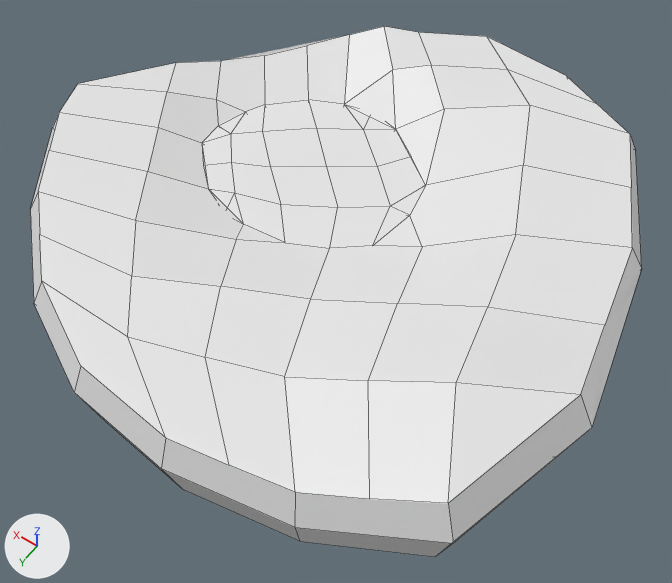
Renders of the FBX model BlenderWorldAssets/WaterIsland.fbx from each side of a commit.
Before and after are seen from a 50 mm lens placed at (6.4, 32.87, 16.24), pointed at (13.01, 23.63, 1.72). Lighting does not change. The marker at lower left points along +X, +Y and +Z. Mesh edges are drawn as thin lines. Where no turn or scale is listed for an object, it has been applied to the vertices.

In view in the first picture: 'Sphere.121', 'WaterIsland'.
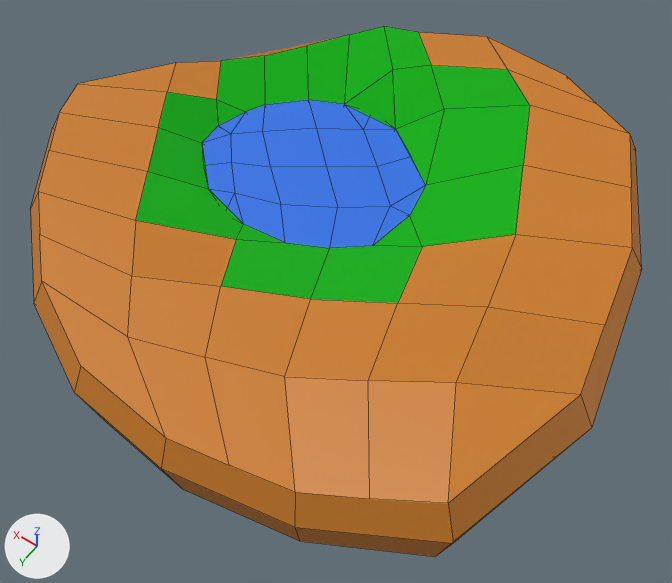
Where the change shows, as pixel boxes [x1, y1, x2, y2] in the pictures (672 x 583 px):
```json
{"object": "Sphere.121", "change": "recoloured", "before": [202, 100, 426, 248], "after": [202, 100, 426, 248], "on screen": "white to blue"}
{"part": 1, "of": "me_sphere_009", "change": "recoloured", "before": [30, 32, 642, 557], "after": [30, 32, 642, 557], "on screen": "white to orange"}
{"part": 2, "of": "me_sphere_009", "change": "recoloured", "before": [136, 26, 530, 303], "after": [136, 26, 530, 303], "on screen": "white to green"}
```

Scene script edits in JSON lines:
```json
{"op": "add", "block": "mat_mars_boden", "code": ["mat_mars_boden = principled_material('Mars Boden')", "mat_mars_boden.base_color = (0.6, 0.202, 0.0155)  # orange #cb7c21"]}
{"op": "add", "block": "mat_gras", "code": ["mat_gras = principled_material('Gras')", "mat_gras.base_color = (0.0, 0.434, 0.00206)  # green #00b007", "mat_gras.roughness = 1.0"]}
{"op": "add", "block": "mat_unterwasser", "code": ["mat_unterwasser = principled_material('Unterwasser')", "mat_unterwasser.base_color = (1.0, 0.605, 0.0239)  # yellow #ffcc2b"]}
{"op": "add", "block": "mat_wasser", "code": ["mat_wasser = principled_material('Wasser')", "mat_wasser.base_color = (0.0269, 0.168, 0.8)  # blue #2e72e7"]}
{"block": "me_sphere_009", "where": "me_sphere_009.from_pydata(...)  # 119 vertices, 114 faces; spans x -6.28..6.3, y -7.81..4.49, z -2.28..0.61"}
{"block": "me_sphere_009", "where": "# used by ob_waterisland; location = (13.68, 24.36, 3.45)"}
{"block": "me_sphere_009", "change": "me_sphere_009 part 1: 64 of the faces centred in x -5.73..5.83, y -7.57..4.25, z -2.12..0.56 switch from no material to mat_mars_boden (orange #cb7c21)"}
{"block": "me_sphere_009", "change": "me_sphere_009 part 2: 33 of the faces centred in x -1.99..3.96, y -6.04..0.14, z -1.31..-0.02 switch from no material to mat_gras (green #00b007)"}
{"op": "add", "block": "me_sphere_009", "code": "me_sphere_009.materials.append(mat_unterwasser)  # yellow #ffcc2b"}
{"block": "me_sphere_007", "where": "me_sphere_007.from_pydata(...)  # 30 vertices, 24 faces; spans x -1.19..3.56, y -4.6..-0.42, z -0.76"}
{"op": "add", "block": "me_sphere_007", "code": "me_sphere_007.materials.append(mat_wasser)  # blue #2e72e7"}
```
